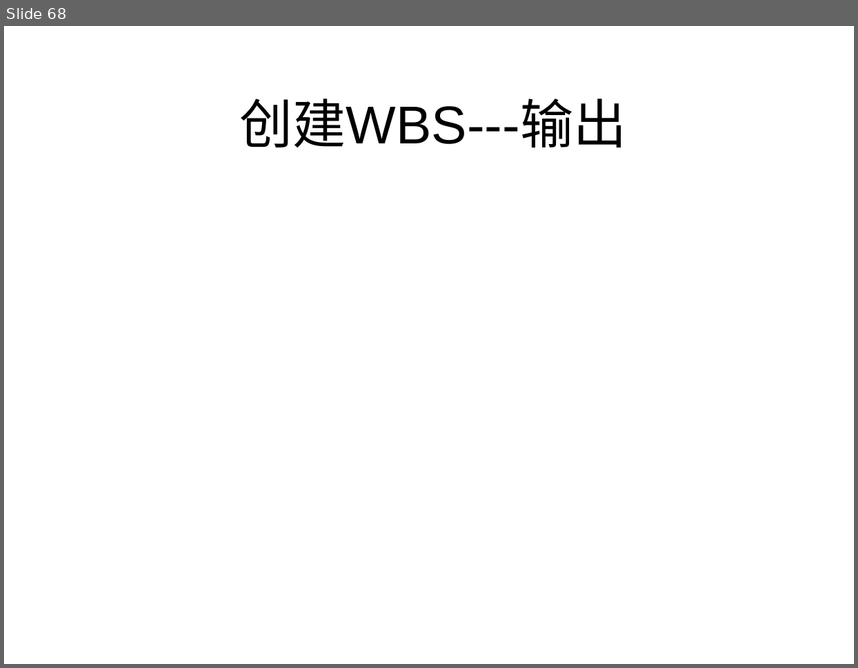
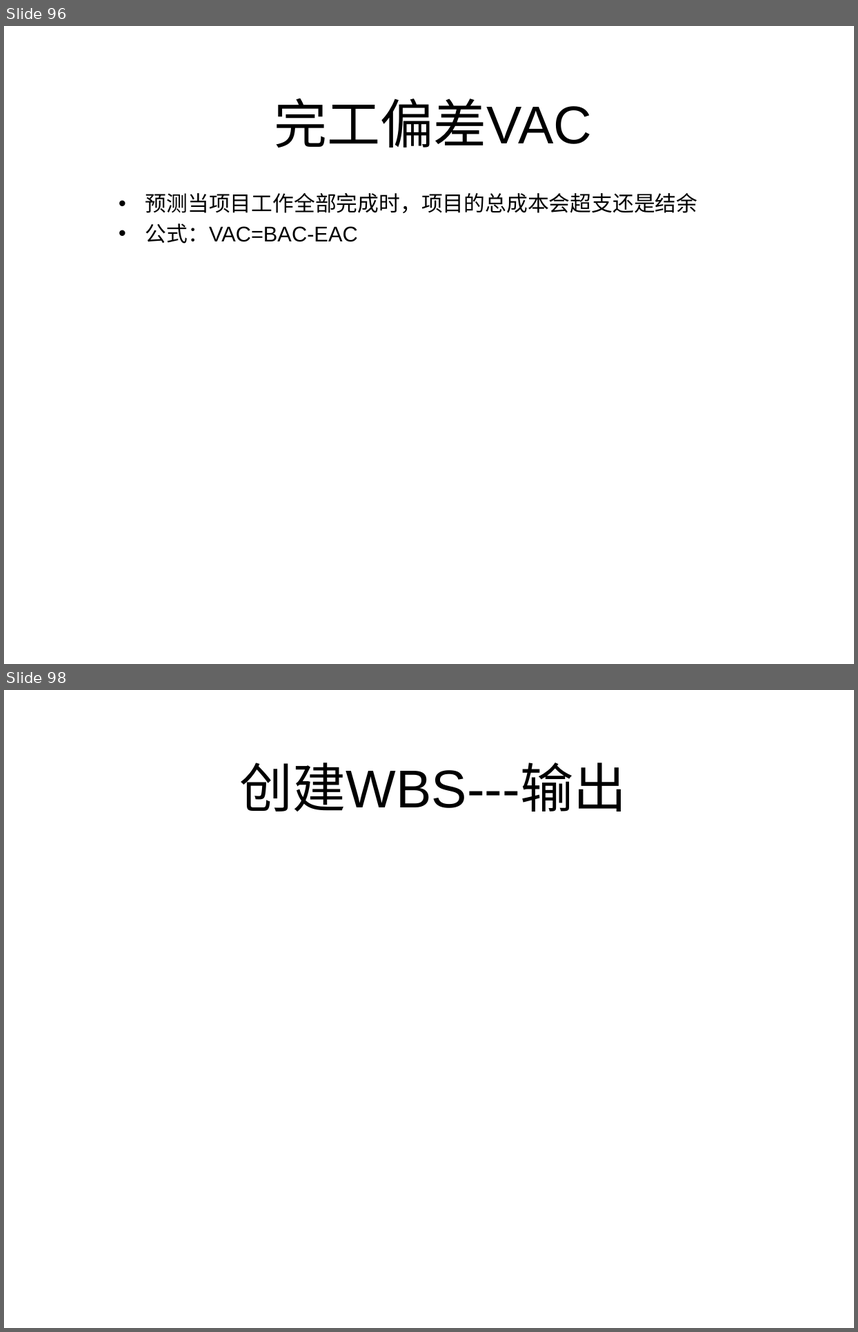
Before and after one commit to lipeiyu26/myStudy, a slide deck: springboot/SpringBoot-redis/src/main/resources/ppt/项目管理.pptx. Shown one above the other, each under a label of ours: slide 68 before the commit, slides 96 and 98 after it; the slides between them are not shown. The pictures are 858x668 and 858x1332 pixels, drawn with LibreOffice and Linux fonts; fonts in the diff are those of the drawing. Boxes give left, top, right and bottom in pixels: in the first picture for what was removed or moved away, otherwise in the second. Text is boxed around its words. In the diff, an @@ line names an element or a change of style, - is before the commit and + after.

```diff
--- a/springboot/SpringBoot-redis/src/main/resources/ppt/项目管理.pptx
+++ b/springboot/SpringBoot-redis/src/main/resources/ppt/项目管理.pptx
@@ slide 96 added at [4,26,854,664], background #FFFFFF @@
@@ title added at [274,98,593,147], 45 pt, text #000000 @@
+完工偏差VAC
@@ subtitle added at [145,193,698,243], 18 pt, text #000000 @@
+• 预测当项目工作全部完成时，项目的总成本会超支还是结余
+• 公式：VAC=BAC-EAC
@@ what was slide 68 is now slide 98 @@
```
Also in this commit, not shown: 33 other slides added.
